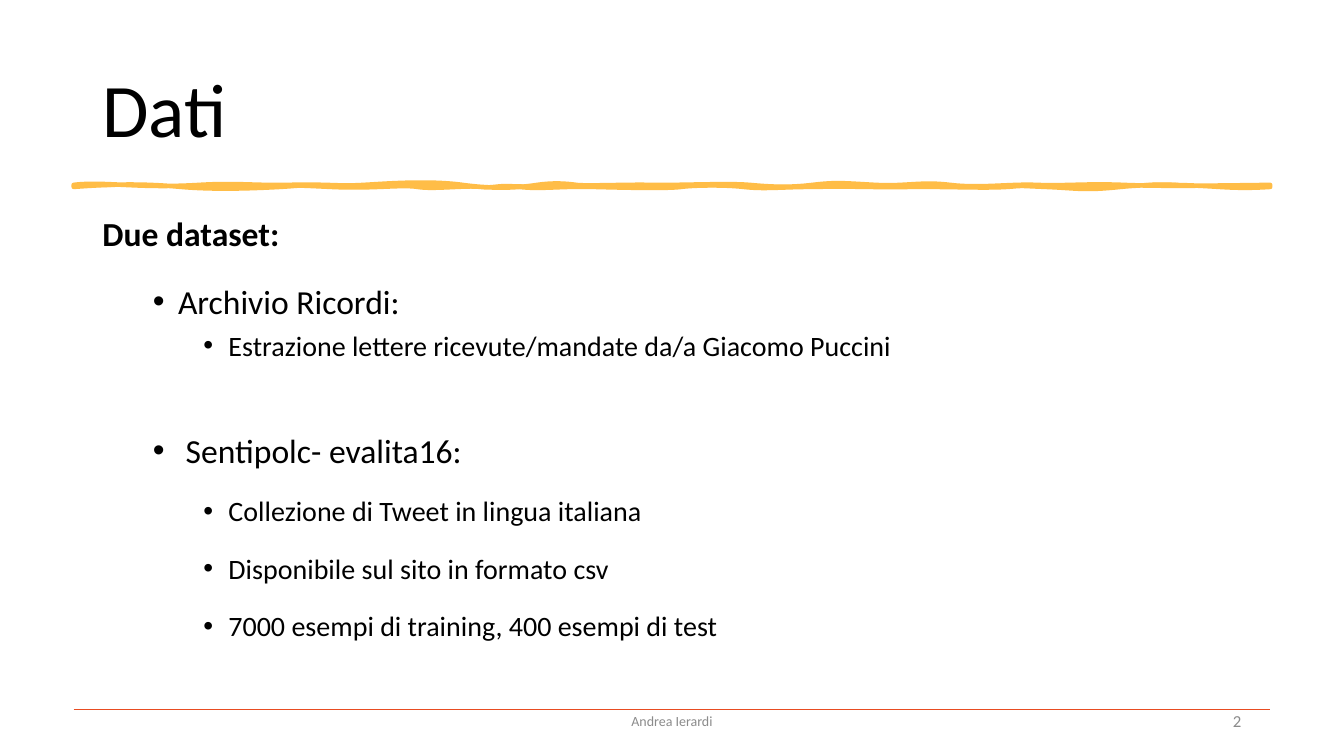
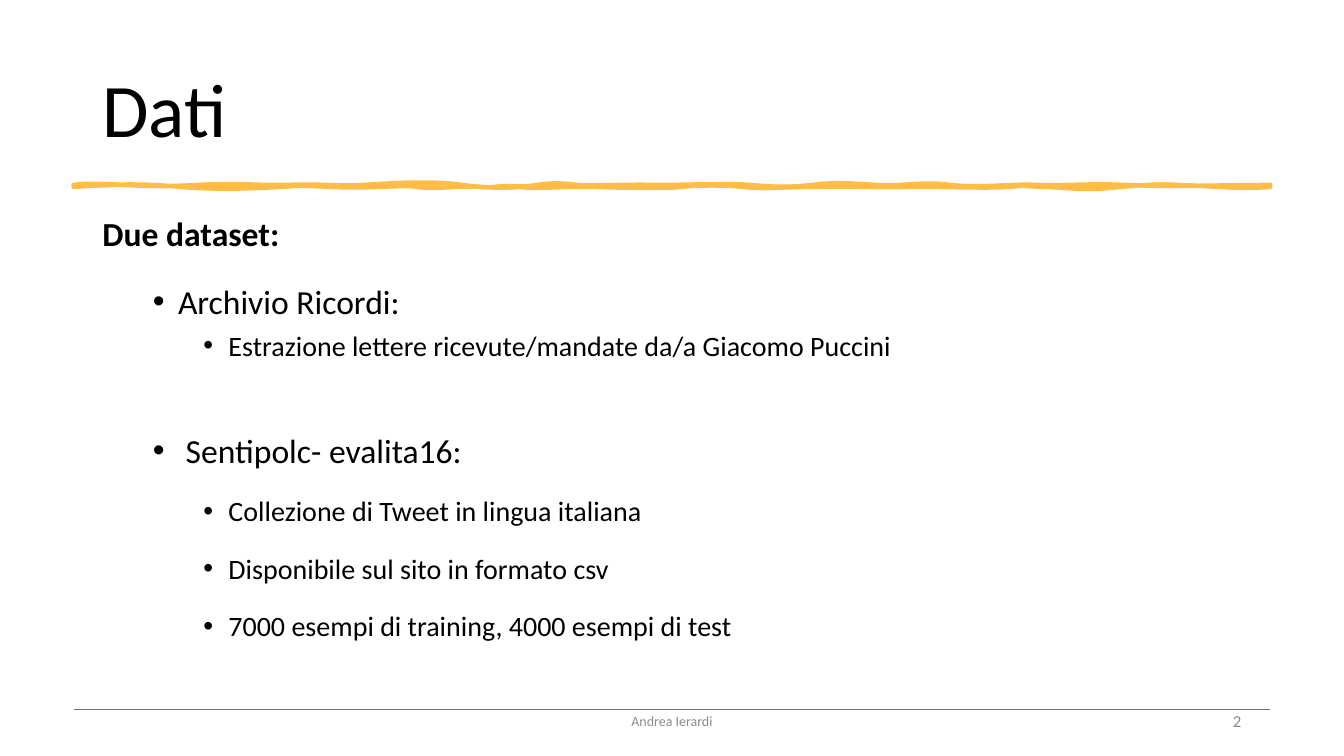
Before and after one commit to Andreaierardi/sentiment-puccini, a slide deck: slide 3 of report & presentation/puccini_sentiment.pptx. Drawn at 1344x756 pixels with LibreOffice and Linux fonts; fonts in the diff are those of the drawing. Boxes give left, top, right and bottom in pixels: in the first picture for what was removed or moved away, otherwise in the second. Text is boxed around its words. In the diff, an @@ line names an element or a change of style, - is before the commit and + after.

```diff
--- a/report & presentation/puccini_sentiment.pptx
+++ b/report & presentation/puccini_sentiment.pptx
@@ text at [228,616,731,641]: text changed @@
-    • 7000 esempi di training, 400 esempi di test
+    • 7000 esempi di training, 4000 esempi di test
```
